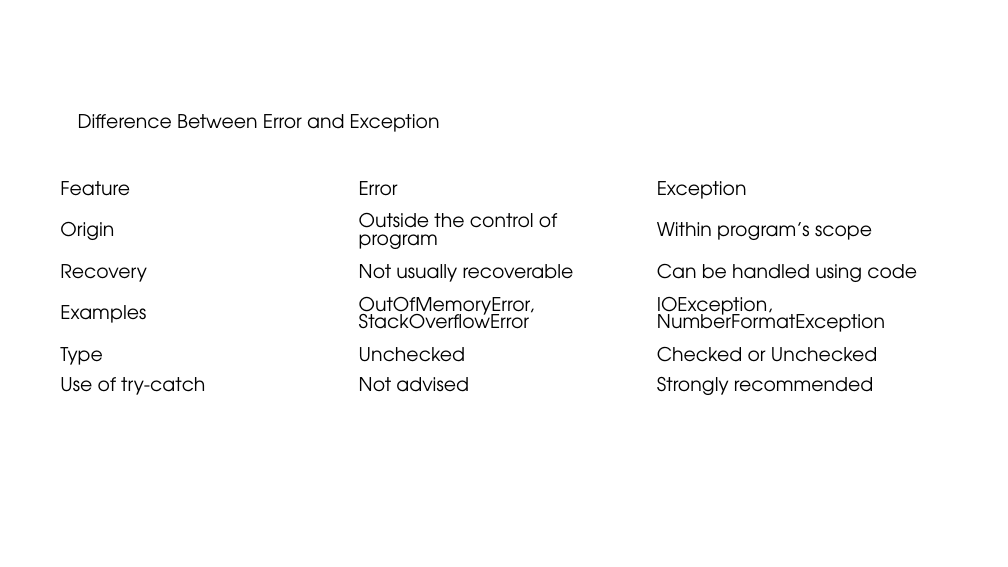
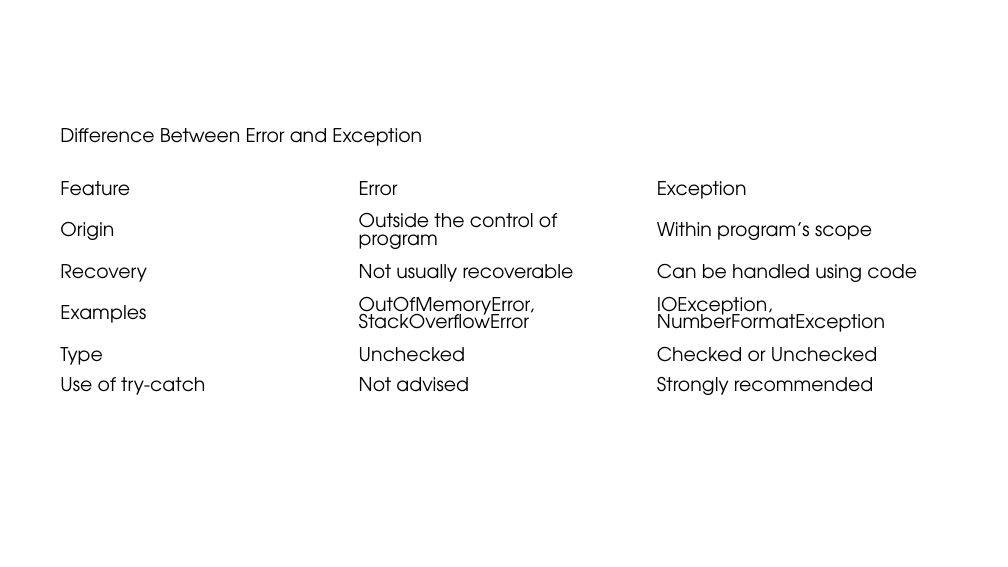
Before and after one commit to ashrafulparan2/Resources, a slide deck: slide 10 of CSE281/Lecture 11.pptx (slide 5 before the commit). Drawn at 1008x567 pixels with LibreOffice and Linux fonts; fonts in the diff are those of the drawing; background and template pictures are left out. Boxes give left, top, right and bottom in pixels: in the first picture for what was removed or moved away, otherwise in the second. Text is boxed around its words. In the diff, an @@ line names an element or a change of style, - is before the commit and + after.

```diff
--- a/CSE281/Lecture 11.pptx
+++ b/CSE281/Lecture 11.pptx
@@ text "Difference Between Error and Exception": place and size @@
-text "Difference Between Error and Exception" at <box>78,114,440,132</box>
+text "Difference Between Error and Exception" at <box>60,128,422,146</box>
```
Also in this commit, not shown: 1 other slide changed, 6 slides added, 1 slide removed, 1 other file.
